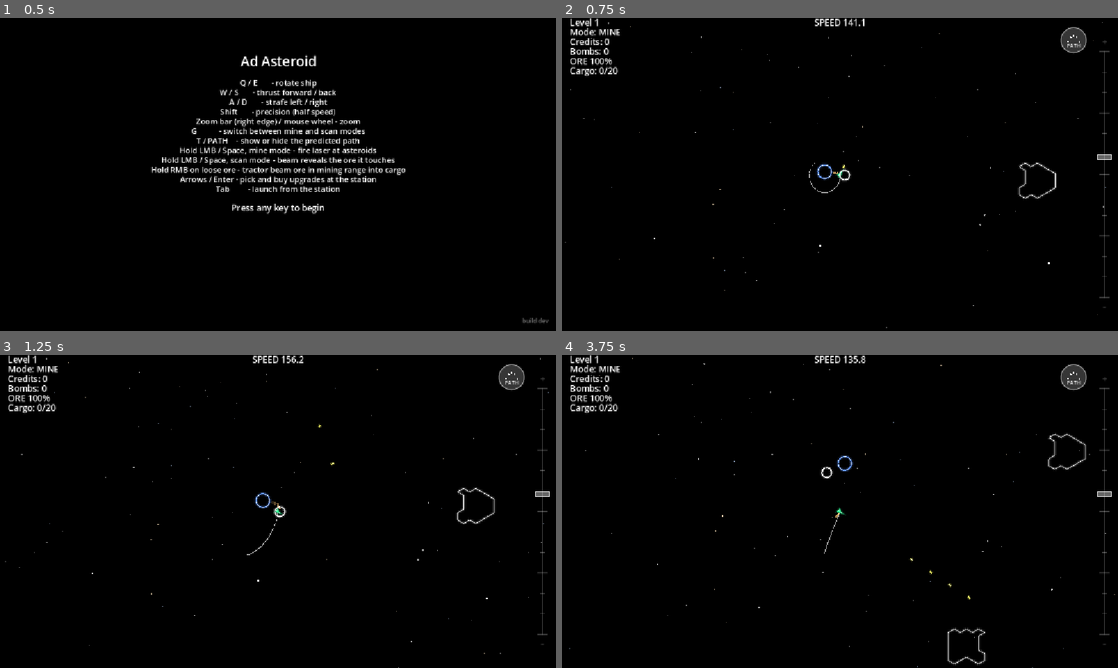
Above: before the commit, frames 1-4 (two rows, left to right).
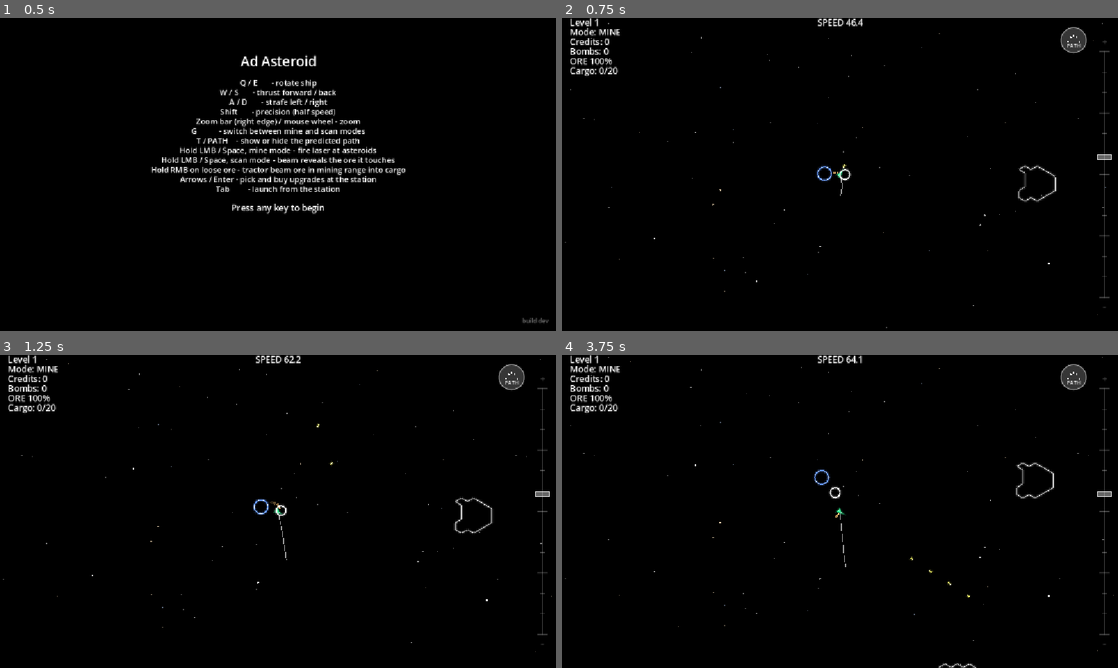
Above: after the commit, the same moments.

Repository: smdriggers/ad_asteroid_godot
Game: Godot game, scene res://main.tscn
The game is run twice, just before and just after one commit, with the same random seed, the same clock (stepped at 60 frames per second) and the same inputs.
Inputs (mouse positions are in pixels of both pictures, inside the frame that each line leads up to):
- Up to frame 1 (0.5 s): no input
- Up to frame 2 (0.75 s): tap Enter at 0.5 s; move the mouse to (962, 158) at 0.52 s; hold D from 0.53 s (still down); hold E from 0.53 s (still down); click (962, 158) at 0.67 s
- Up to frame 3 (1.25 s): keep holding D; keep holding E; tap Space at 0.77 s
- Up to frame 4 (3.75 s): release D at 1.25 s; release E at 1.25 s; drag from (728, 527) to (812, 574) at 1.27 s; move the mouse to (895, 442) at 2.02 s; hold D 2.03-2.75 s; hold Shift 2.03-2.75 s; drag from (812, 574) to (673, 464) at 2.77 s; move the mouse to (1006, 558) at 3.52 s; hold A from 3.53 s (still down); hold Tab from 3.53 s (still down)

Frame 1 is identical in both runs. In frame 2, 0.7% of the frame differs, in the area x 8-98%, y 0-88%; in frame 3, 0.9%; in frame 4, 1.2%, in the area x 0-100%, y 0-100%.

Commit message:
Revert gravity and thrust tests (G back to 50, THRUST_ACCEL back to 100)
Co-Authored-By: Claude Opus 5.5 <noreply@anthropic.com>

Diff:
--- a/config.gd
+++ b/config.gd
@@ -4,7 +4,7 @@
 # Placeholder values throughout; tune by playing (per CLAUDE.md).
 
 # --- Simulation ---
-const G: float = 500.0             # gravitational constant. TEST: 10x the pygame value (50) to try GM x10 — revert to 50.0 to undo
+const G: float = 50.0              # gravitational constant — ported from pygame config.py
 const SOFTENING: float = 50.0      # px; prevents blow-ups at close range — ported from pygame config.py
 const SIM_DT: float = 1.0 / 60.0   # fixed sim step; must match Project Settings -> Physics -> Common -> Physics Ticks Per Second
 
@@ -19,7 +19,7 @@
 const SHIP_RADIUS: float = 6.0                  # px; draw/collision radius — ported from pygame config.py
 const SHIP_COLOR: Color = Color(0.2, 1.0, 0.6)  # placeholder neon color
 const TURN_RATE: float = 3.0                    # radians/sec while Q/E held — DESIGN.md §4.1
-const THRUST_ACCEL: float = 125.0               # px/sec^2 — raised from pygame's 60 (100, then x1.25)
+const THRUST_ACCEL: float = 100.0               # px/sec^2 — raised from pygame's 60
 const PRECISION_FACTOR: float = 0.5             # Shift multiplier on turn rate and thrust — DESIGN.md §4.2
 
 # --- Camera / zoom (DESIGN.md §6) ---
